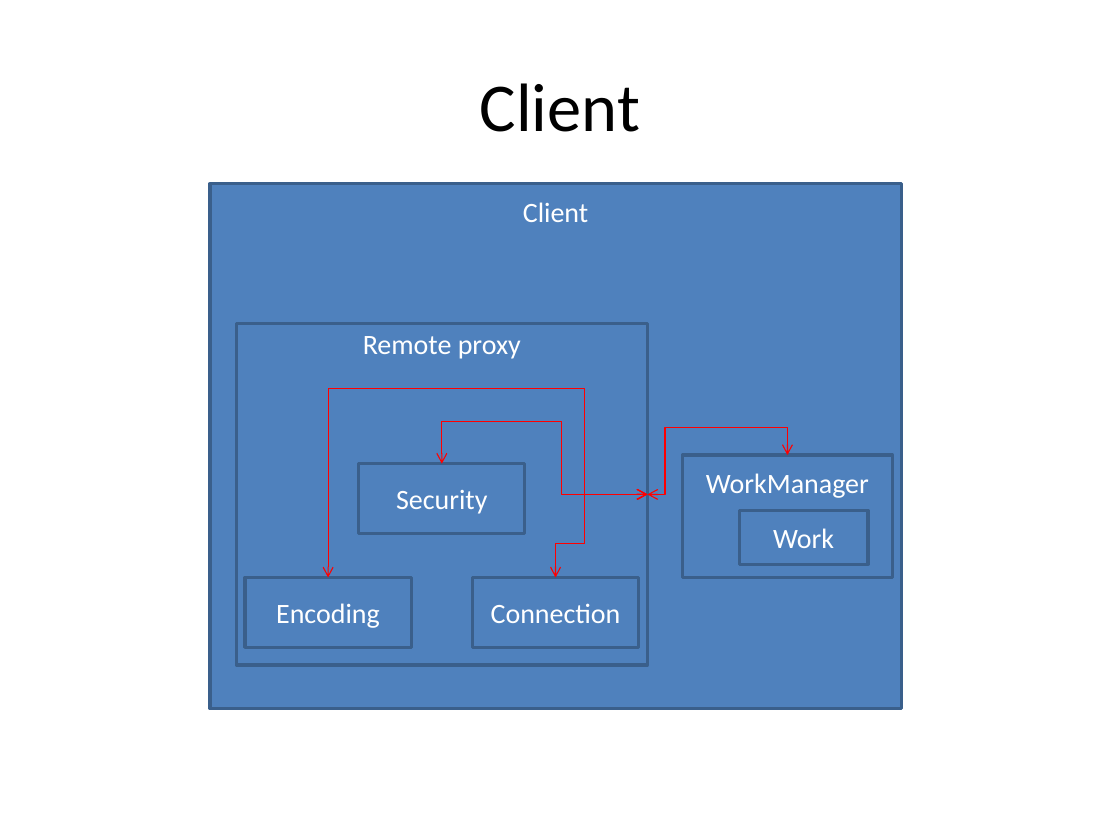
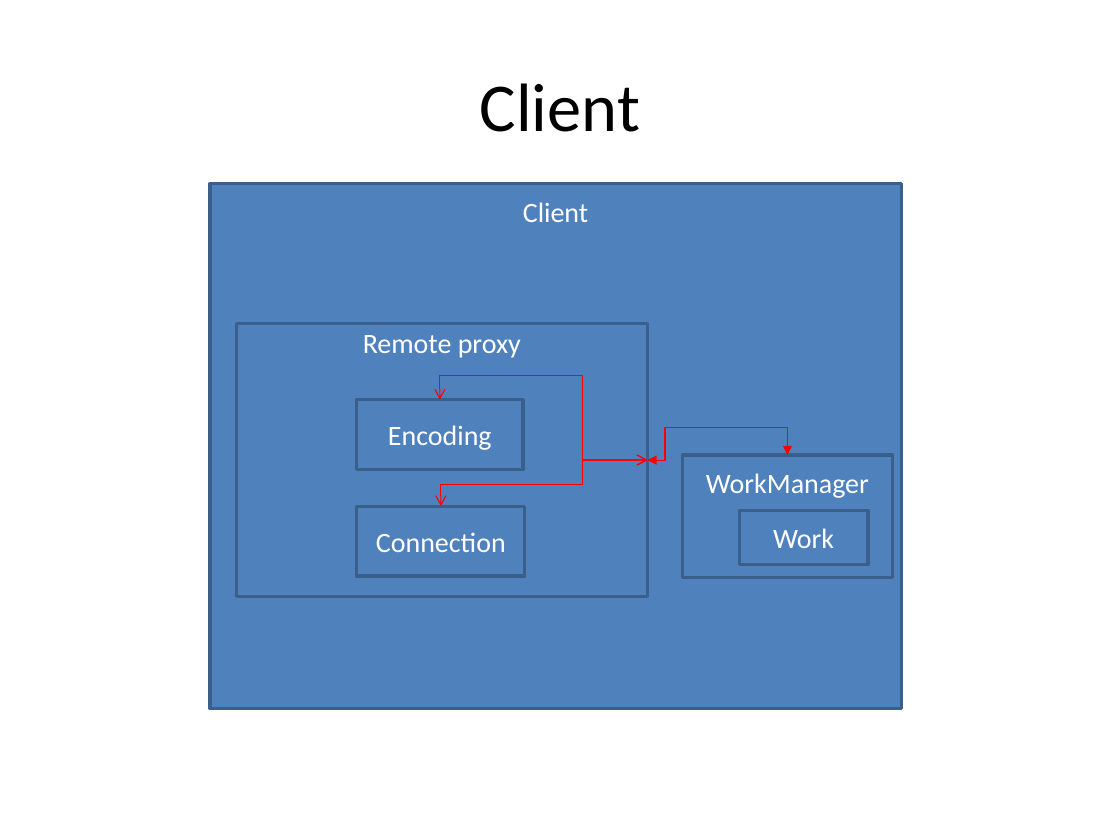
Before and after one commit to ProMix0/Project-calculis, a slide deck: slide 1 of Structure of project.pptx. Drawn at 1120x840 pixels with LibreOffice and Linux fonts; fonts in the diff are those of the drawing. Boxes give left, top, right and bottom in pixels: in the first picture for what was removed or moved away, otherwise in the second. Text is boxed around its words. In the diff, an @@ line names an element or a change of style, - is before the commit and + after.

Commit message:
Structure changing: new protocol, Security class deleted

```diff
--- a/Structure of project.pptx
+++ b/Structure of project.pptx
@@ rectangle "Remote proxy": place and size @@
-rectangle "Remote proxy" at (236,324,647,665)
+rectangle "Remote proxy" at (236,324,647,596)
@@ elbow double arrow moved from (647, 494) - (328, 578) to (647, 460) - (440, 400) @@
@@ rectangle "Encoding": place and size @@
-rectangle "Encoding" at (245,578,411,648)
+rectangle "Encoding" at (357,400,523,470)
@@ elbow double arrow removed from (647, 494) to (442, 464) @@
@@ elbow double arrow moved from (787, 455) - (647, 494) to (787, 455) - (647, 460) @@
@@ elbow double arrow (787, 455) - (647, 460): arrowheads changed @@
@@ rectangle removed at (358,464,524,534) @@
-Security
@@ elbow double arrow moved from (647, 494) - (556, 578) to (647, 460) - (441, 506) @@
@@ rectangle "Connection": place and size @@
-rectangle "Connection" at (473,578,638,648)
+rectangle "Connection" at (357,506,525,577)
```
Also in this commit, not shown: 1 other slide changed.
